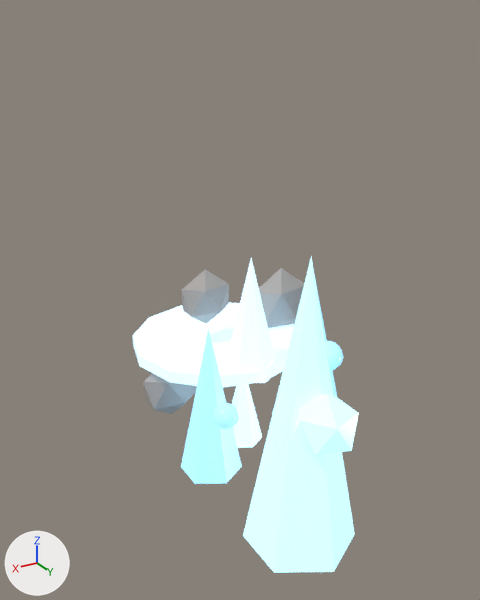
The glTF model assets/procedural/pretty/crystal_blue.glb: old version first, new version second.
Both versions are drawn from a 50 mm lens placed at (1.021, 1.884, 1.061), pointed at (0.018, 0.212, 0.225). Every picture has the same lights, and +X, +Y and +Z are marked at lower left. The older version comes first. Where no turn or scale is listed for an object, it has been applied to the vertices.

Names of what the first picture shows: 'back', 'base_disc', 'front', 'glow', 'glow_sm', 'glow_sm2', 'left', 'main', 'right', 'rock1', 'rock2', 'rock3'.
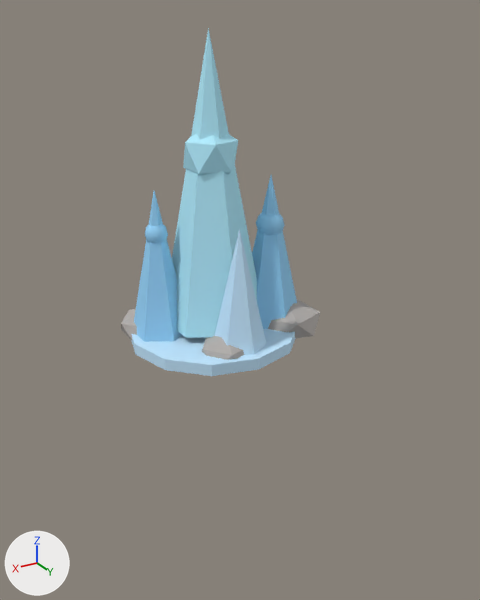
Location of each change, (x1, y1, x2, y2) in pixels of the pictures (480 x 600 px):
'main', recoloured, surface changed, moved
    before: (243, 256, 355, 573)
    after: (172, 28, 257, 338)
'right', recoloured, surface changed, moved
    before: (181, 329, 242, 484)
    after: (134, 191, 182, 342)
'base_disc', surface changed, moved
    before: (133, 302, 294, 388)
    after: (131, 329, 296, 376)
'glow', recoloured, surface changed, moved
    before: (294, 394, 359, 456)
    after: (183, 134, 238, 175)
'back', surface changed, moved
    before: (226, 257, 275, 383)
    after: (215, 229, 266, 355)
'left', recoloured, surface changed, moved (mostly hidden before)
    before: (272, 274, 337, 414)
    after: (252, 175, 297, 329)
'rock1', moved, rescaled (15% wider, 34% shorter)
    before: (259, 268, 304, 328)
    after: (268, 299, 320, 338)
'rock2', moved, rescaled
    before: (143, 373, 196, 414)
    after: (121, 309, 137, 340)
'front', surface changed, moved (not visible afterwards)
    before: (232, 384, 262, 448)
'glow_sm', recoloured, surface changed, moved
    before: (325, 341, 344, 371)
    after: (256, 213, 284, 235)
'glow_sm2', recoloured, surface changed, moved
    before: (213, 403, 239, 429)
    after: (145, 225, 168, 244)
'rock3', unchanged, covered by the edit
    before: (182, 270, 229, 323)
    after: (202, 336, 244, 360)

The change in detail:
In material 'crystal_b_core' (mat_crystal_b_core), emission_color is no longer (0.45, 0.85, 1.0), cyan #b3edff.
In material 'crystal_b_core' (mat_crystal_b_core), emission_strength is no longer 1.0.
In material 'crystal_b_mid' (mat_crystal_b_mid), emission_color is no longer (0.3, 0.65, 0.95), blue #95d3f9.
In material 'crystal_b_mid' (mat_crystal_b_mid), emission_strength is no longer 1.0.
In material 'crystal_b_base' (mat_crystal_b_base), emission_strength is no longer 1.0.
Object 'main' (ob_main) moves from (0.0, 0.55, 0.0) to (0.0, 0.0, 0.55).
Object 'left' (ob_left) moves from (-0.2, 0.3, 0.05) to (-0.2, 0.05, 0.3).
Object 'right' (ob_right) moves from (0.18, 0.3, -0.05) to (0.18, -0.05, 0.3).
Object 'back' (ob_back) moves from (0.0, 0.25, 0.18) to (0.0, 0.18, 0.25).
Object 'front' (ob_front) moves from (0.0, 0.2, -0.16) to (0.0, -0.16, 0.2).
Object 'glow' (ob_glow) moves from (0.0, 0.65, 0.0) to (0.0, 0.0, 0.65).
Object 'glow_sm' (ob_glow_sm) moves from (-0.2, 0.4, 0.05) to (-0.2, 0.05, 0.4).
Object 'glow_sm2' (ob_glow_sm2) moves from (0.18, 0.4, -0.05) to (0.18, -0.05, 0.4).
Object 'rock1' (ob_rock1) moves from (-0.25, 0.05, 0.1) to (-0.25, 0.1, 0.05).
Object 'rock1' (ob_rock1) is rescaled from (0.13, 0.07, 0.13) to (0.13, 0.13, 0.07).
Object 'rock2' (ob_rock2) moves from (0.2, 0.05, -0.12) to (0.2, -0.12, 0.05).
Object 'rock2' (ob_rock2) is rescaled from (0.11, 0.06, 0.11) to (0.11, 0.11, 0.06).
Object 'base_disc' (ob_base_disc) moves from (0.0, 0.03, 0.0) to (0.0, 0.0, 0.03).
